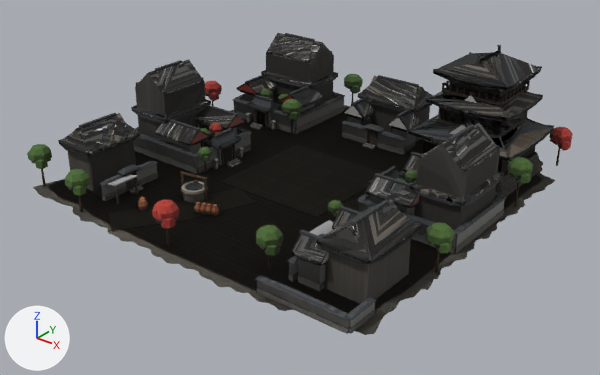
Two versions of the glTF model src/assets/map/towns/kingdoms-town-small-b-japan.glb, one commit apart.
Rendered twice from a 50 mm lens placed at (4.64, -5.9, 3.56), pointed at (0.13, -0.25, 0.06). Lighting does not change. The marker at lower left points along +X, +Y and +Z. The first picture is the older version. Where no turn or scale is listed for an object, it has been applied to the vertices. Vertices at exactly the same position are counted once.
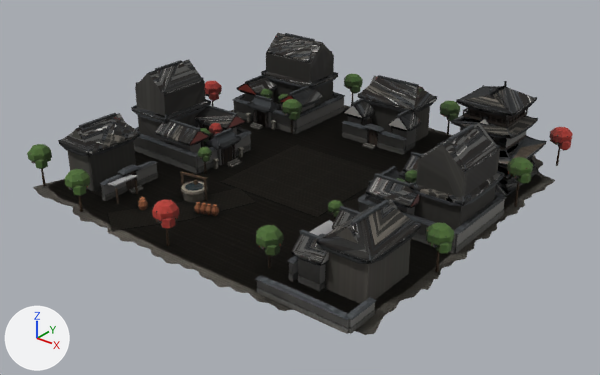
The change in detail:
me_mesh_0 is used by ob_mesh_0; location (-2.014, 2.048, 0.0).
me_mesh_0 had 9347 vertices, 15533 faces and spanned x 0.0..4.04, y -4.06..0.0, z 0.0..1.29.
me_mesh_0 now has 9347 vertices, 15533 faces and spans x 0.0..4.04, y -4.06..0.0, z 0.0..0.96.
me_mesh_0 part 1: the loose piece of 8 vertices spanning x 2.76..3.77, y -1.28..-0.38, z 0.02..0.22 is scaled about its middle by 0.748, then moved by (0.13, 0.0, -0.03).
me_mesh_0 part 2: the loose piece of 8 vertices spanning x 2.84..3.69, y -1.21..-0.45, z 0.23..0.48 is scaled about its middle by 0.748, then moved by (0.13, 0.0, -0.09).
me_mesh_0 part 3: the loose piece of 84 vertices spanning x 2.73..3.8, y -1.32..-0.33, z 0.42..0.81 is scaled about its middle by 0.748, then moved by (0.13, 0.0, -0.15).
me_mesh_0 part 4: 1060 of 9347 vertices moved; they spanned x 2.83..3.69, y -1.23..-0.42, z 0.45..1.29 and now span x 3.07..3.71, y -1.13..-0.52, z 0.34..0.96; mean shift (0.13, 0.01, -0.22); largest move (3.27, -1.22, 0.67) -> (3.48, -1.12, 0.34).
Other edits to the shape of me_mesh_0 do not show in these pictures.
me_mesh_1 is used by ob_mesh_1; location (-2.014, 2.048, 0.0).
me_mesh_1 had 1952 vertices, 3238 faces and spanned x 0.01..4.03, y -4.06..0.0, z 0.0..1.23.
me_mesh_1 now has 1952 vertices, 3238 faces and spans x 0.01..4.03, y -4.06..0.0, z 0.0..0.92.
me_mesh_1 part 5: the loose piece of 8 vertices spanning x 2.76..3.77, y -1.28..-0.38, z 0.02..0.22 is scaled about its middle by 0.748, then moved by (0.13, 0.0, -0.03).
me_mesh_1 part 6: the loose piece of 8 vertices spanning x 2.84..3.69, y -1.21..-0.45, z 0.23..0.48 is scaled about its middle by 0.748, then moved by (0.13, 0.0, -0.09).
me_mesh_1 part 7: the loose piece of 28 vertices spanning x 2.73..3.8, y -1.32..-0.33, z 0.42..0.81 is scaled about its middle by 0.748, then moved by (0.13, 0.0, -0.15).
me_mesh_1 part 8: the loose piece of 28 vertices spanning x 2.84..3.69, y -1.22..-0.44, z 0.76..1.09 is scaled about its middle by 0.748, then moved by (0.13, 0.0, -0.23).
me_mesh_1 part 9: the loose piece of 24 vertices spanning x 2.88..3.65, y -1.19..-0.46, z 1.03..1.22 is scaled about its middle by 0.748, then moved by (0.13, 0.0, -0.28).
Other edits to the shape of me_mesh_1 do not show in these pictures.
me_mesh_2 is used by ob_mesh_2; location (-2.014, 2.048, 0.0).
me_mesh_2 had 264 vertices, 418 faces and spanned x 0.01..4.03, y -4.06..0.0, z 0.01..1.22.
me_mesh_2 now has 264 vertices, 418 faces and spans x 0.01..4.03, y -4.06..0.0, z 0.01..0.91.
me_mesh_2 part 10: the loose piece of 16 vertices spanning x 2.73..3.8, y -1.32..-0.33, z 0.46..0.81 is scaled about its middle by 0.748, then moved by (0.13, 0.0, -0.16).
me_mesh_2 part 11: the loose piece of 16 vertices spanning x 2.84..3.69, y -1.22..-0.44, z 0.79..1.09 is scaled about its middle by 0.748, then moved by (0.13, 0.0, -0.24).
me_mesh_2 part 12: the loose piece of 12 vertices spanning x 2.88..3.65, y -1.19..-0.46, z 1.07..1.22 is scaled about its middle by 0.748, then moved by (0.13, 0.0, -0.29).
Other edits to the shape of me_mesh_2 do not show in these pictures.

Changed parts and their boxes [x1, y1, x2, y2] in the pictures (600 x 375 px; the box of a moved part takes in the faces that stretch with it):
'Mesh_2', reshaped
    before: [42, 33, 554, 304]
    after: [42, 33, 546, 333]
'Mesh_1', reshaped
    before: [30, 35, 568, 266]
    after: [30, 35, 568, 332]
part 1 of me_mesh_0, moved or reshaped (not visible before)
    after: [495, 160, 537, 196]
part 2 of me_mesh_0, moved or reshaped (not visible before)
    after: [498, 157, 532, 179]
part 3 of me_mesh_0, moved or reshaped
    before: [408, 129, 553, 161]
    after: [493, 130, 539, 167]
part 4 of me_mesh_0, moved or reshaped
    before: [426, 45, 543, 137]
    after: [451, 81, 538, 150]
part 5 of me_mesh_1, moved or reshaped (not visible afterwards)
    before: [422, 152, 543, 197]
part 6 of me_mesh_1, moved or reshaped (not visible afterwards)
    before: [423, 140, 536, 173]
part 7 of me_mesh_1, moved or reshaped
    before: [411, 111, 554, 160]
    after: [489, 135, 546, 167]
part 8 of me_mesh_1, moved or reshaped
    before: [429, 89, 543, 121]
    after: [452, 115, 537, 138]
part 9 of me_mesh_1, moved or reshaped
    before: [433, 52, 541, 90]
    after: [457, 86, 537, 116]
part 10 of me_mesh_2, moved or reshaped
    before: [408, 107, 554, 161]
    after: [437, 127, 546, 167]
part 11 of me_mesh_2, moved or reshaped
    before: [427, 90, 542, 120]
    after: [452, 115, 538, 138]
part 12 of me_mesh_2, moved or reshaped
    before: [435, 53, 541, 88]
    after: [456, 86, 537, 116]
